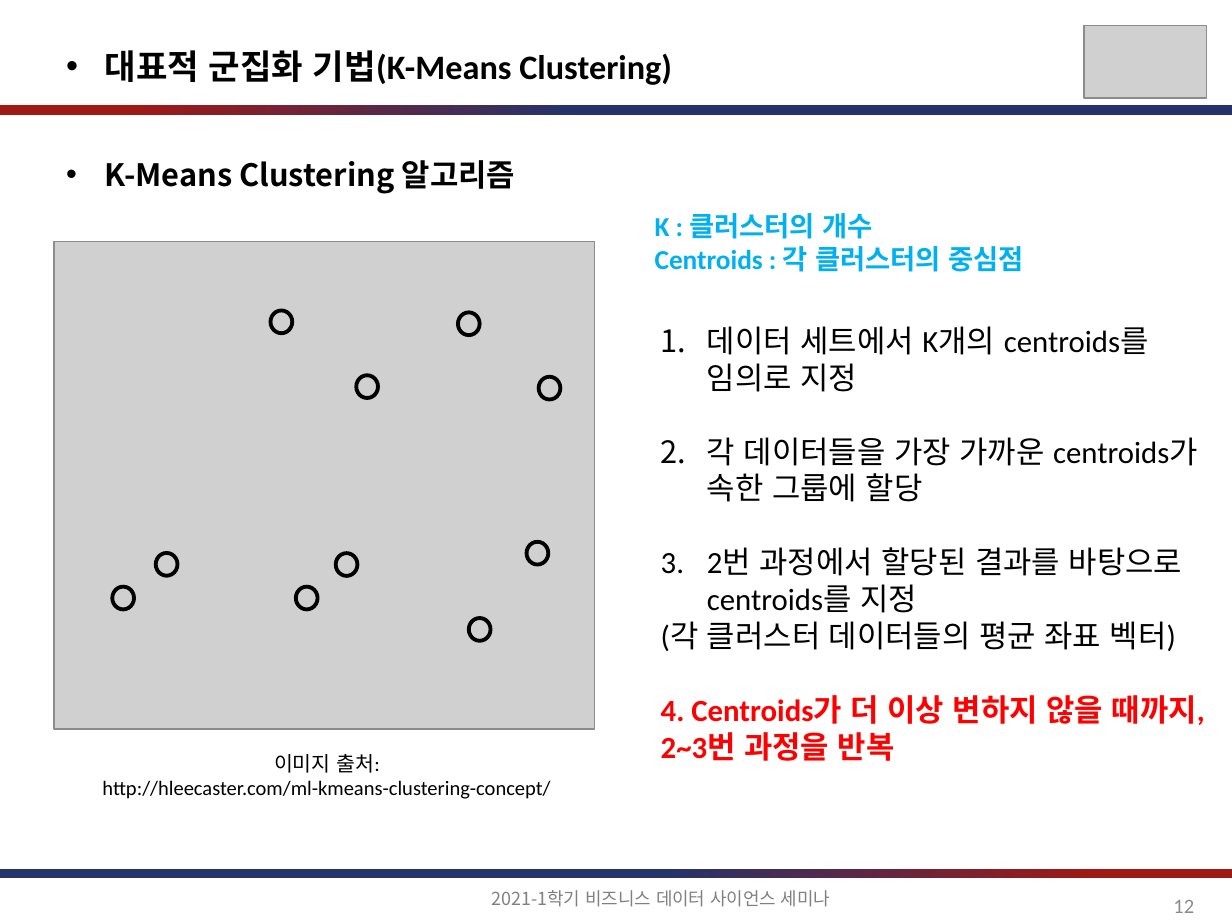
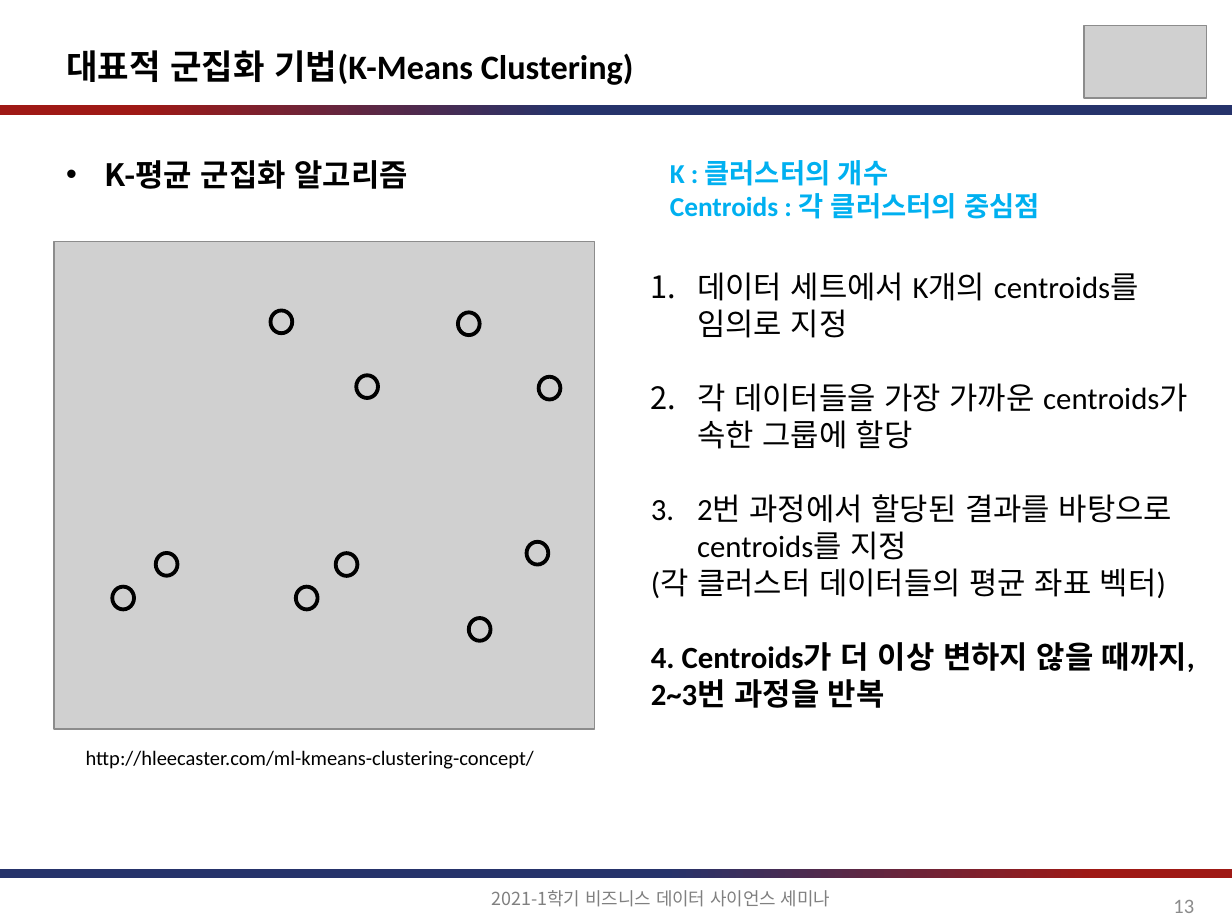
Before and after one commit to jihoahn9303/Seminar_For_Business_DS, a slide deck: slide 13 of document/비즈니스를_위한_데이터과학_6장.pptx (slide 12 before the commit). Drawn at 1232x924 pixels with LibreOffice and Linux fonts; fonts in the diff are those of the drawing; grey boxes stand for pictures. Boxes give left, top, right and bottom in pixels: in the first picture for what was removed or moved away, otherwise in the second. Text is boxed around its words. In the diff, an @@ line names an element or a change of style, - is before the commit and + after.

```diff
--- a/document/비즈니스를_위한_데이터과학_6장.pptx
+++ b/document/비즈니스를_위한_데이터과학_6장.pptx
@@ text "대표적 군집화 기법(K-Means Clustering)" at (x1=66, y1=50, x2=634, y2=85): bullet • to none @@
@@ text at (x1=105, y1=160, x2=407, y2=189): text changed @@
-• K-Means Clustering 알고리즘
+• K-평균 군집화 알고리즘
@@ text "K : 클러스터의 개수" moved from (x1=655, y1=213, x2=1024, y2=272) to (x1=670, y1=160, x2=1039, y2=219) @@
@@ text "데이터 세트에서 K개의 centroids를 임의로 ..." moved from (x1=661, y1=326, x2=1205, y2=761) to (x1=651, y1=272, x2=1195, y2=708) @@
@@ text at (x1=651, y1=642, x2=1195, y2=708): text colour #FF0000 to #000000 in "4. Centroids가 더 이상 변하지 않을 때까지, ..." @@
@@ text "http://hleecaster.com/ml-kmeans-clustering-concept/" moved from (x1=102, y1=754, x2=550, y2=799) to (x1=86, y1=750, x2=534, y2=769) @@
@@ text at (x1=274, y1=754, x2=379, y2=773): paragraph removed @@
-이미지 출처:
@@ page number at (x1=1173, y1=900, x2=1194, y2=913): text changed @@
-12
+13
```
Also in this commit, not shown: 36 other slides changed, 4 slides added, 1 slide removed.
